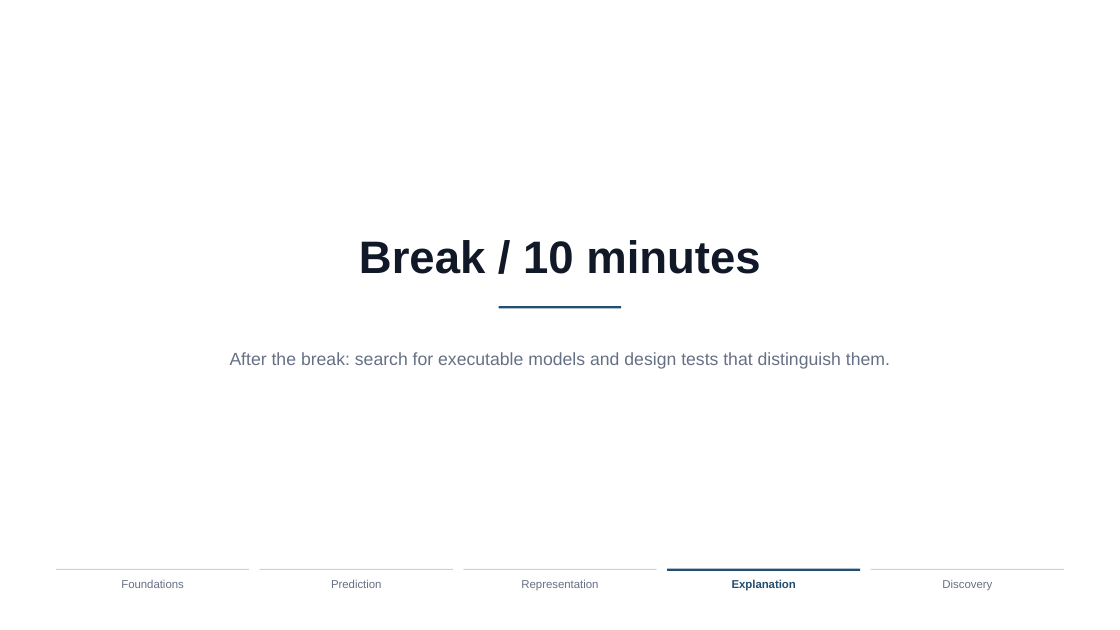
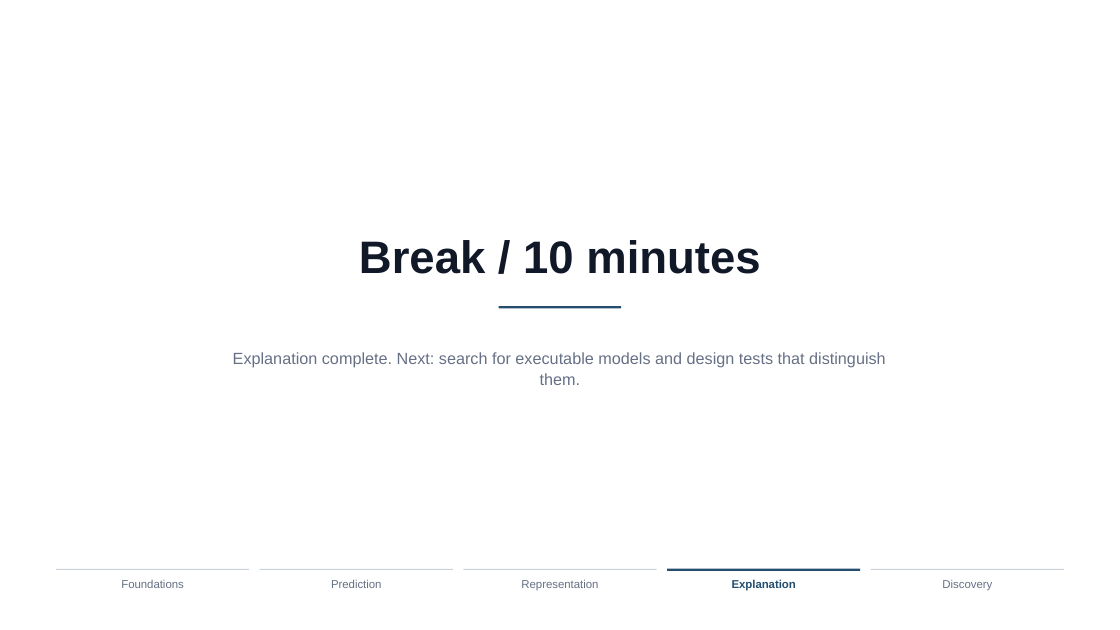
Before and after one commit to xhb120633/LLM_human_decisions, a slide deck: slide 67 of slides/llm_human_decisions_tutorial.pptx. Drawn at 1120x630 pixels with LibreOffice and Linux fonts; fonts in the diff are those of the drawing. Boxes give left, top, right and bottom in pixels: in the first picture for what was removed or moved away, otherwise in the second. Text is boxed around its words. In the diff, an @@ line names an element or a change of style, - is before the commit and + after.

Commit message:
Clarify the two tutorial break points

```diff
--- a/slides/llm_human_decisions_tutorial.pptx
+++ b/slides/llm_human_decisions_tutorial.pptx
@@ text at (233,352,886,385): text changed; size 15.2 to 13.9 pt @@
-After the break: search for executable models and design tests that distinguish them.
+Explanation complete. Next: search for executable models and design tests that distinguish them.
```
Also in this commit, not shown: 1 other slide changed, 1 other file.
